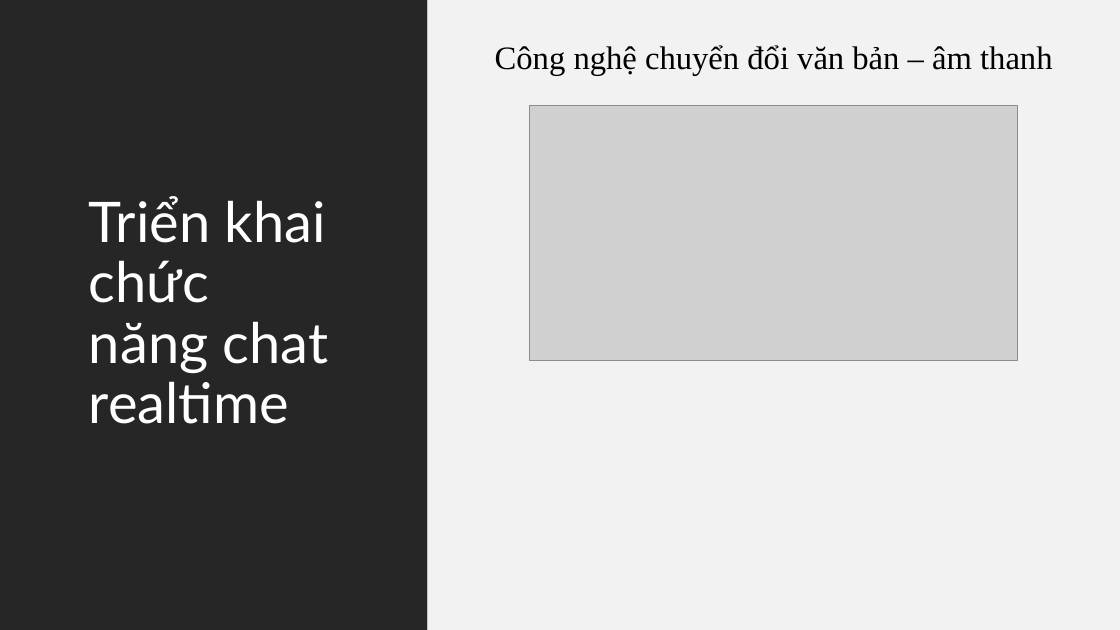
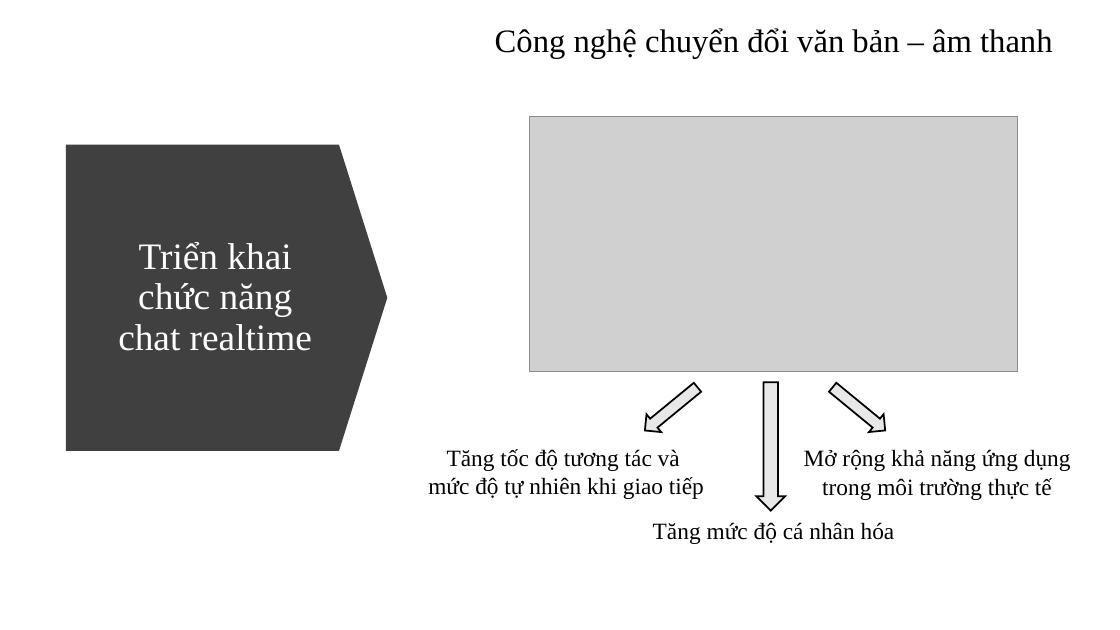
Before and after one commit to ngovanuc/Vietnamese_History_Chatbot, a slide deck: slide 25 of documents/slide bao cao.pptx (slide 23 before the commit). Drawn at 1120x630 pixels with LibreOffice and Linux fonts; fonts in the diff are those of the drawing; grey boxes stand for pictures. Boxes give left, top, right and bottom in pixels: in the first picture for what was removed or moved away, otherwise in the second. Text is boxed around its words. In the diff, an @@ line names an element or a change of style, - is before the commit and + after.

```diff
--- a/documents/slide bao cao.pptx
+++ b/documents/slide bao cao.pptx
@@ rectangle removed at bbox=[0, 0, 428, 630] @@
@@ text "Công nghệ chuyển đổi văn ...": place and size @@
-text "Công nghệ chuyển đổi văn ..." at bbox=[495, 45, 1053, 75]
+text "Công nghệ chuyển đổi văn ..." at bbox=[495, 28, 1053, 59]
@@ rectangle removed at bbox=[428, 0, 1120, 630] @@
@@ picture: place and size @@
-picture at bbox=[530, 105, 1018, 360]
+picture at bbox=[530, 117, 1018, 372]
@@ down arrow added at bbox=[66, 145, 388, 451], fill #404040 @@
@@ text "Triển khai chức năng chat ...": place and size @@
-text "Triển khai chức năng chat ..." at bbox=[89, 196, 328, 424]
+text "Triển khai chức năng chat ..." at bbox=[118, 242, 312, 351]
@@ text "Triển khai chức năng chat ..." at bbox=[118, 242, 312, 351]: size 48 to 32 pt, font Lato to Times New Roman; alignment left to centre; more space between paragraphs @@
@@ down arrow added at bbox=[637, 378, 704, 439], fill #E8E8E8, outline #000000 1.5 pt @@
@@ down arrow added at bbox=[756, 382, 785, 511], fill #E8E8E8, outline #000000 1.5 pt @@
@@ down arrow added at bbox=[826, 378, 893, 439], fill #E8E8E8, outline #000000 1.5 pt @@
@@ text added at bbox=[428, 449, 704, 499], 20 pt, text #000000 @@
+Tăng tốc độ tương tác và
+mức độ tự nhiên khi giao tiếp
@@ text added at bbox=[804, 449, 1071, 500], 20 pt, text #000000 @@
+Mở rộng khả năng ứng dụng trong môi trường thực tế
@@ text added at bbox=[653, 522, 895, 544], 20 pt, text #000000 @@
+Tăng mức độ cá nhân hóa
```
Also in this commit, not shown: 37 other slides changed, 4 slides added, 4 slides removed.
